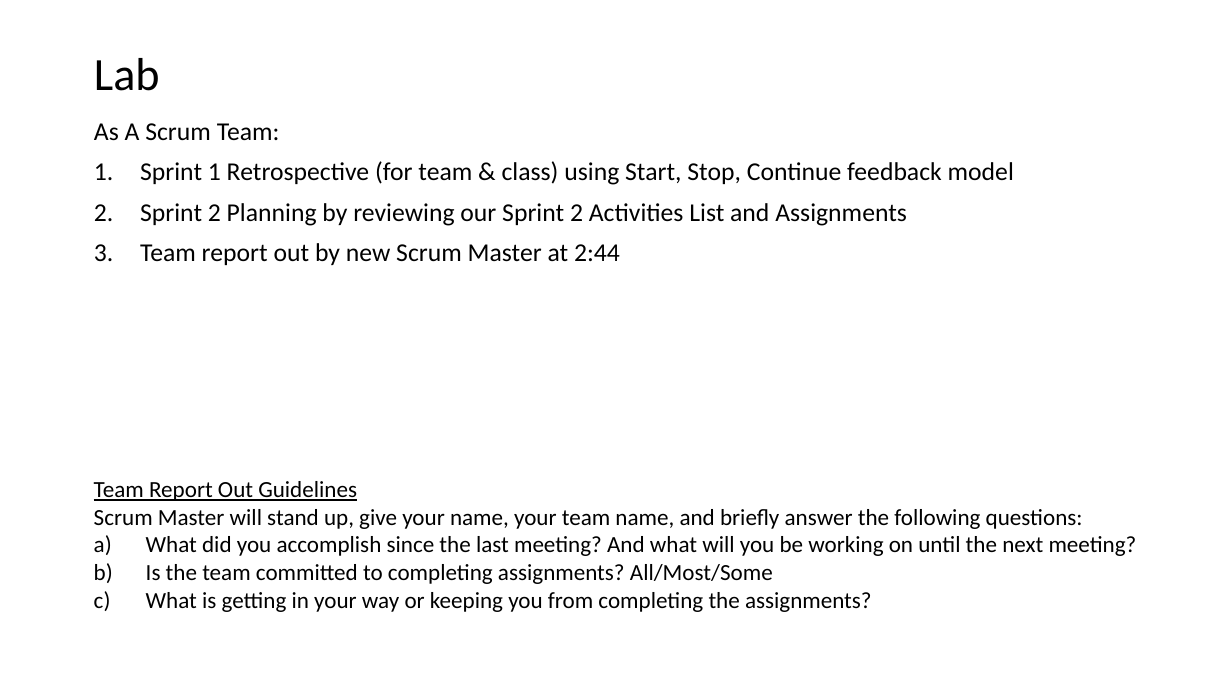
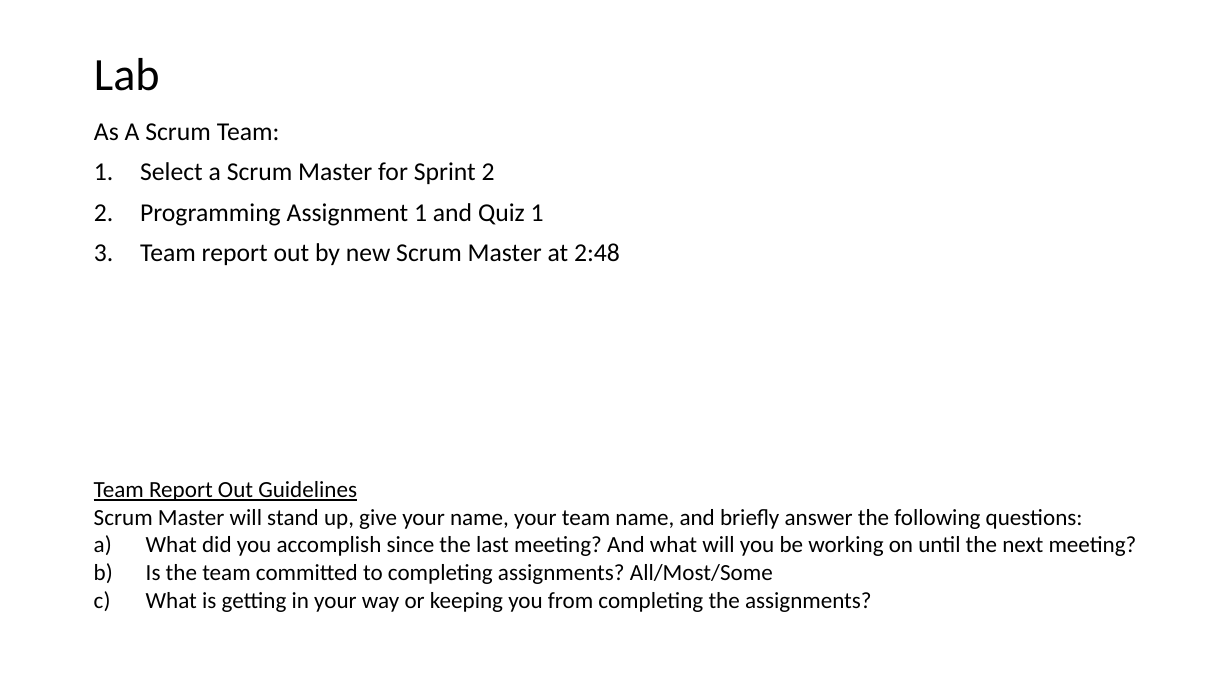
Before and after one commit to EricJPogue/CPSC-24500, a slide deck: slide 10 of lecture-slides/2019-09-06-oop.pptx (slide 11 before the commit). Drawn at 1232x693 pixels with LibreOffice and Linux fonts; fonts in the diff are those of the drawing. Boxes give left, top, right and bottom in pixels: in the first picture for what was removed or moved away, otherwise in the second. Text is boxed around its words. In the diff, an @@ line names an element or a change of style, - is before the commit and + after.

```diff
--- a/lecture-slides/2019-09-06-oop.pptx
+++ b/lecture-slides/2019-09-06-oop.pptx
@@ text at (x1=140, y1=162, x2=620, y2=265): text changed @@
-1. Sprint 1 Retrospective (for team & class) using Start, Stop, Continue feedback model
-2. Sprint 2 Planning by reviewing our Sprint 2 Activities List and Assignments
-3. Team report out by new Scrum Master at 2:44
+1. Select a Scrum Master for Sprint 2
+2. Programming Assignment 1 and Quiz 1
+3. Team report out by new Scrum Master at 2:48
```
Also in this commit, not shown: 3 other slides changed, 6 slides added, 10 slides removed, 1 other file.
